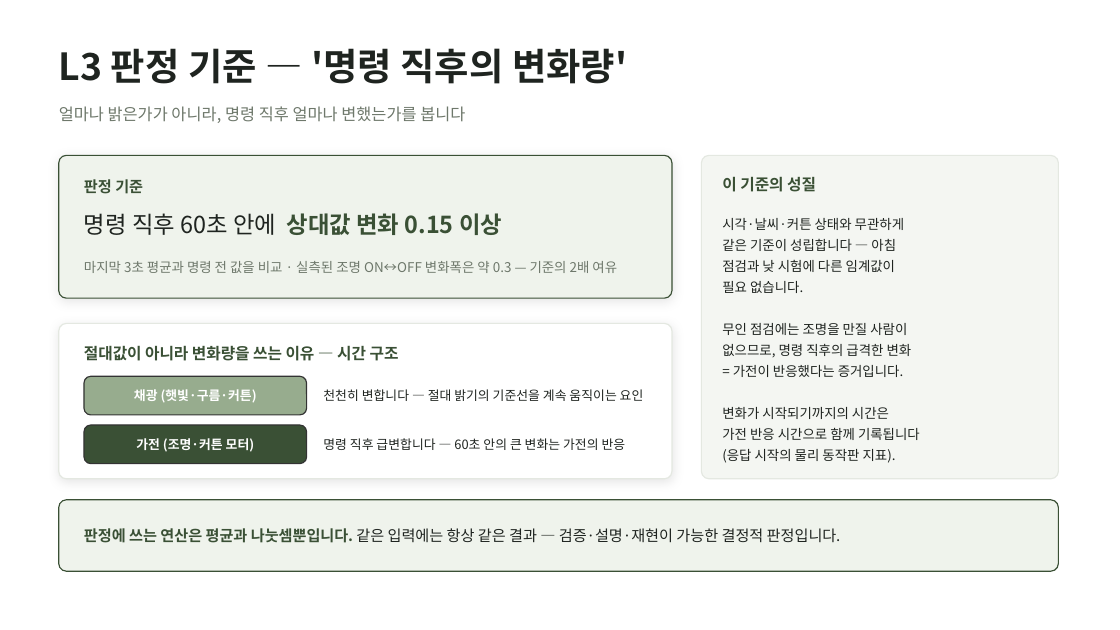
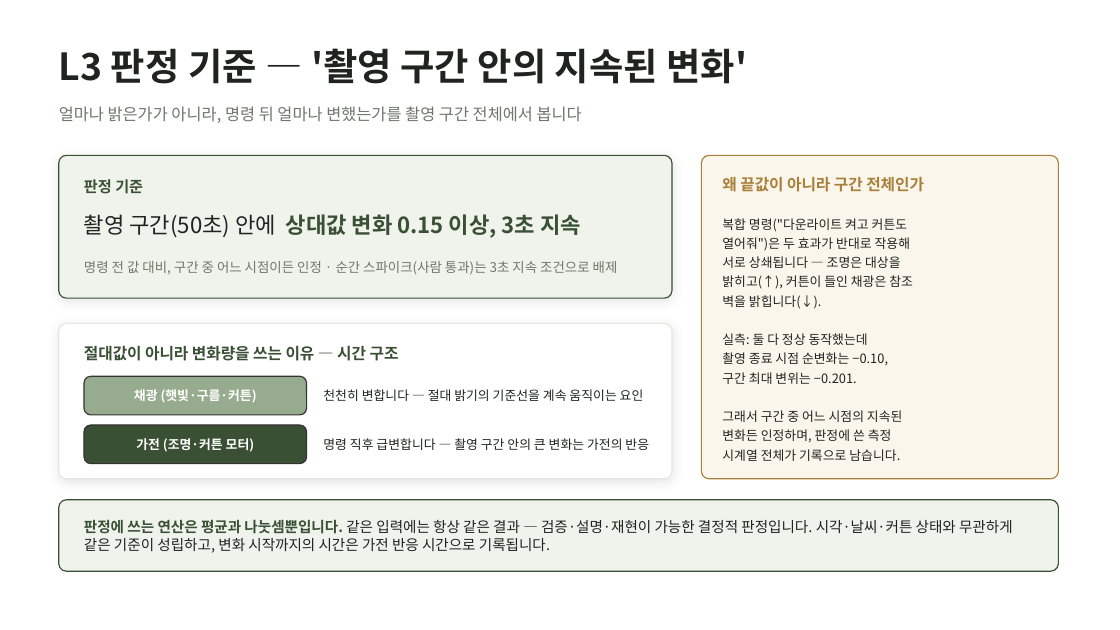
Before and after one commit to wonseok0415/wonseok-lab, a slide deck: slide 12 of thinqreal/fieldcheck/FieldCheck_운영보고_20260807.pptx. Drawn at 1120x630 pixels with LibreOffice and Linux fonts; fonts in the diff are those of the drawing. Boxes give left, top, right and bottom in pixels: in the first picture for what was removed or moved away, otherwise in the second. Text is boxed around its words. In the diff, an @@ line names an element or a change of style, - is before the commit and + after.

```diff
--- a/thinqreal/fieldcheck/FieldCheck_운영보고_20260807.pptx
+++ b/thinqreal/fieldcheck/FieldCheck_운영보고_20260807.pptx
@@ text at <box>59,48,748,84</box>: text changed @@
-L3 판정 기준 — '명령 직후의 변화량'
+L3 판정 기준 — '촬영 구간 안의 지속된 변화'
@@ text at <box>59,106,582,123</box>: text changed @@
-얼마나 밝은가가 아니라, 명령 직후 얼마나 변했는가를 봅니다
+얼마나 밝은가가 아니라, 명령 뒤 얼마나 변했는가를 촬영 구간 전체에서 봅니다
@@ rounded rectangle at <box>702,155,1059,479</box>: fill #F4F6F2 to #FBF6EC; outline #E4E8E1 1 pt to #A8803A 1 pt @@
@@ text at <box>722,177,924,192</box>: text changed; text colour #3A5035 to #A8803A @@
-이 기준의 성질
+왜 끝값이 아니라 구간 전체인가
@@ text at <box>84,214,581,238</box>: text changed; size 20 to 19 pt @@
-명령 직후 60초 안에 상대값 변화 0.15 이상
+촬영 구간(50초) 안에 상대값 변화 0.15 이상, 3초 지속
@@ text at <box>722,218,913,461</box>: text changed; size 11.5 to 11 pt @@
-시각·날씨·커튼 상태와 무관하게
-같은 기준이 성립합니다 — 아침
-점검과 낮 시험에 다른 임계값이
-필요 없습니다.
-무인 점검에는 조명을 만질 사람이
-없으므로, 명령 직후의 급격한 변화
-= 가전이 반응했다는 증거입니다.
-변화가 시작되기까지의 시간은
-가전 반응 시간으로 함께 기록됩니다
-(응답 시작의 물리 동작판 지표).
+복합 명령("다운라이트 켜고 커튼도
+열어줘")은 두 효과가 반대로 작용해
+서로 상쇄됩니다 — 조명은 대상을
+밝히고(↑), 커튼이 들인 채광은 참조
+벽을 밝힙니다(↓).
+실측: 둘 다 정상 동작했는데
+촬영 종료 시점 순변화는 −0.10,
+구간 최대 변위는 −0.201.
+그래서 구간 중 어느 시점의 지속된
+변화든 인정하며, 판정에 쓴 측정
+시계열 전체가 기록으로 남습니다.
@@ text at <box>84,261,618,275</box>: text changed @@
-마지막 3초 평균과 명령 전 값을 비교 · 실측된 조명 ON↔OFF 변화폭은 약 0.3 — 기준의 2배 여유
+명령 전 값 대비, 구간 중 어느 시점이든 인정 · 순간 스파이크(사람 통과)는 3초 지속 조건으로 배제
@@ text at <box>323,438,649,450</box>: text changed @@
-명령 직후 급변합니다 — 60초 안의 큰 변화는 가전의 반응
+명령 직후 급변합니다 — 촬영 구간 안의 큰 변화는 가전의 반응
@@ text at <box>84,519,1013,553</box>: text changed; size 13 to 12.5 pt @@
-판정에 쓰는 연산은 평균과 나눗셈뿐입니다. 같은 입력에는 항상 같은 결과 — 검증·설명·재현이 가능한 결정적 판정입니다.
+판정에 쓰는 연산은 평균과 나눗셈뿐입니다. 같은 입력에는 항상 같은 결과 — 검증·설명·재현이 가능한 결정적 판정입니다. 시각·날씨·커튼 상태와 무관하게 같은 기준이 성립하고, 변화 시작까지의 시간은 가전 반응 시간으로 기록됩니다.
```
Also in this commit, not shown: 3 other slides changed, 3 other files.
